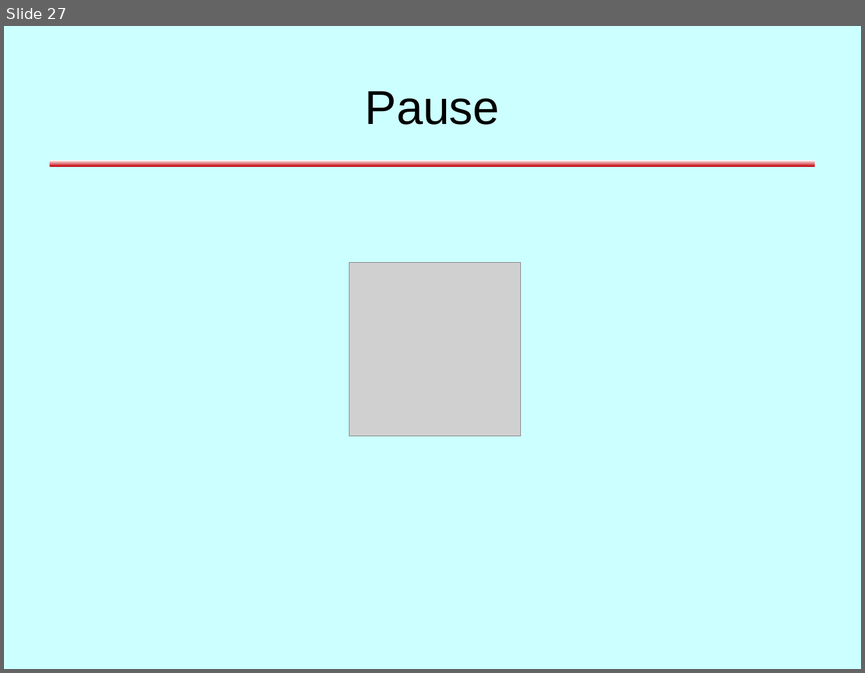
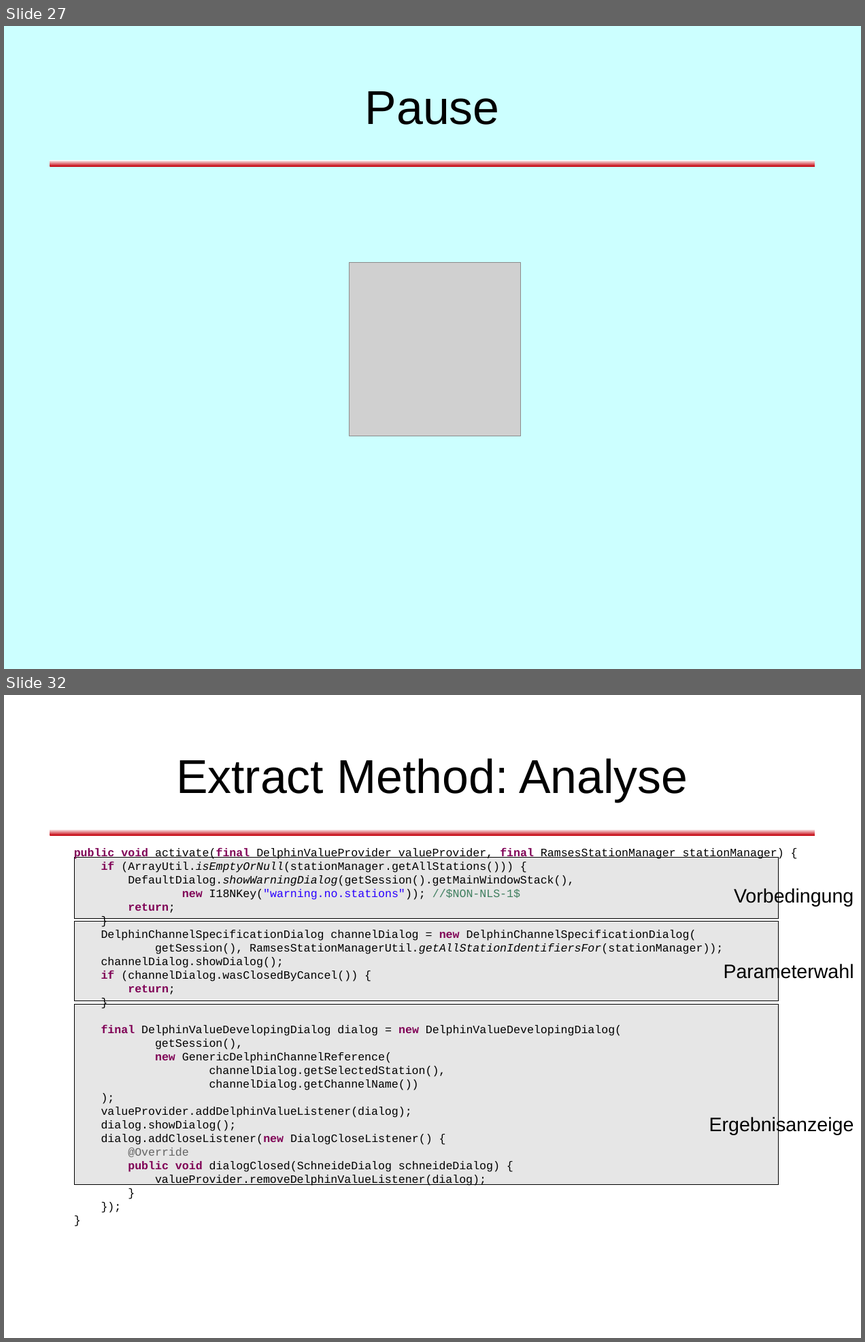
Before and after one commit to dlindner/vorlesung-se2-dhbw, a slide deck: added_2010/Refactoring (2010).odp. Shown one above the other, each under a label of ours: slide 27 before the commit, slides 27 and 32 after it; the slides between them are not shown. The pictures are 865x673 and 865x1342 pixels, drawn with LibreOffice and Linux fonts; fonts in the diff are those of the drawing; grey boxes stand for pictures; background and template pictures are left out. Boxes give left, top, right and bottom in pixels: in the first picture for what was removed or moved away, otherwise in the second. Text is boxed around its words. In the diff, an @@ line names an element or a change of style, - is before the commit and + after.

```diff
--- a/added_2010/Refactoring (2010).odp
+++ b/added_2010/Refactoring (2010).odp
@@ slide 32 added at <box>4,695,861,1338</box>, background #FFFFFF; not listed: 1 template element that a slide beside it also shows @@
@@ title added at <box>176,758,687,802</box>, 44 pt, text #000000 @@
+Extract Method: Analyse
@@ text added at <box>74,848,784,1185</box>, 10.5 pt, text #000000 @@
+public void activate(final DelphinValueProvider valueProvider, final RamsesStationManager stationManager) {
+if (ArrayUtil.isEmptyOrNull(stationManager.getAllStations())) {
+DefaultDialog.showWarningDialog(getSession().getMainWindowStack(),
+new I18NKey("warning.no.stations")); //$NON-NLS-1$
+return;
+}
+DelphinChannelSpecificationDialog channelDialog = new DelphinChannelSpecificationDialog(
+getSession(), RamsesStationManagerUtil.getAllStationIdentifiersFor(stationManager));
+channelDialog.showDialog();
+if (channelDialog.wasClosedByCancel()) {
+return;
+}
+final DelphinValueDevelopingDialog dialog = new DelphinValueDevelopingDialog(
+getSession(),
+new GenericDelphinChannelReference(
+channelDialog.getSelectedStation(),
+channelDialog.getChannelName())
+);
+valueProvider.addDelphinValueListener(dialog);
+dialog.showDialog();
+dialog.addCloseListener(new DialogCloseListener() {
+@Override
+public void dialogClosed(SchneideDialog schneideDialog) {
+valueProvider.removeDelphinValueListener(dialog);
+}
+});
+}
@@ rectangle added at <box>75,858,779,919</box>, fill #E6E6E6, outline #000000 0 pt @@
@@ text added at <box>734,887,853,906</box>, 18 pt, text #000000 @@
+Vorbedingung
@@ rectangle added at <box>75,921,779,1000</box>, fill #E6E6E6, outline #000000 0 pt @@
@@ text added at <box>723,963,854,982</box>, 18 pt, text #000000 @@
+Parameterwahl
@@ rectangle added at <box>75,1004,779,1185</box>, fill #E6E6E6, outline #000000 0 pt @@
@@ text added at <box>709,1116,854,1135</box>, 18 pt, text #000000 @@
+Ergebnisanzeige
```
Also in this commit, not shown: 8 slides changed, 9 other slides added, 4 slides removed.
